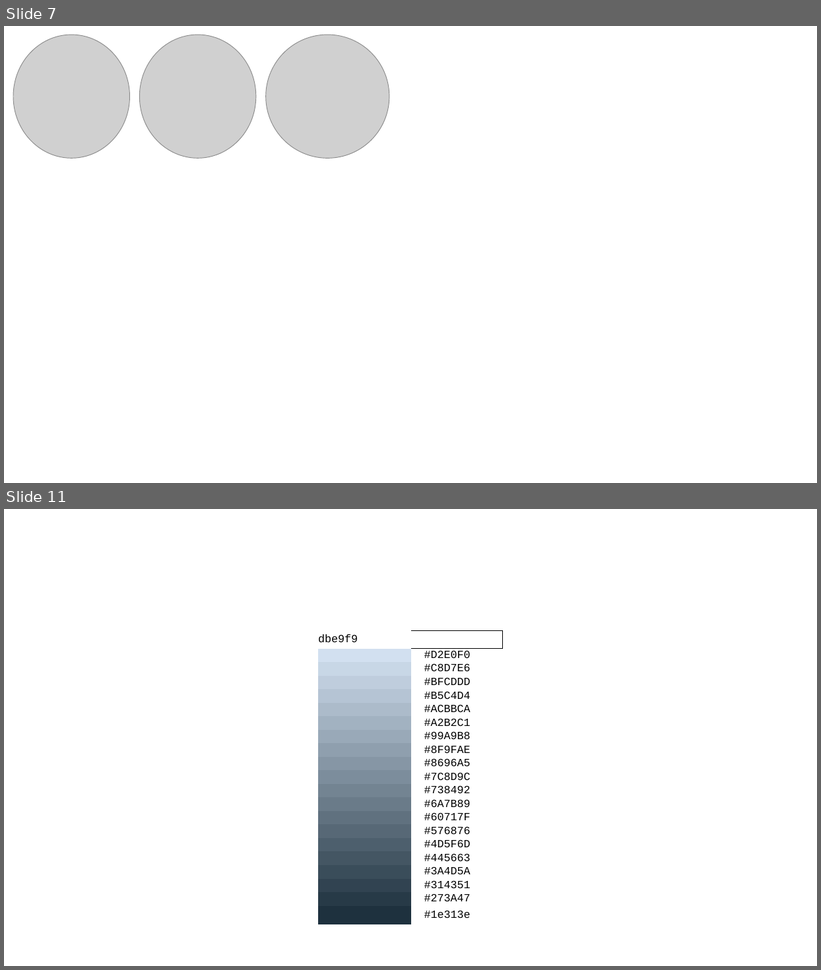
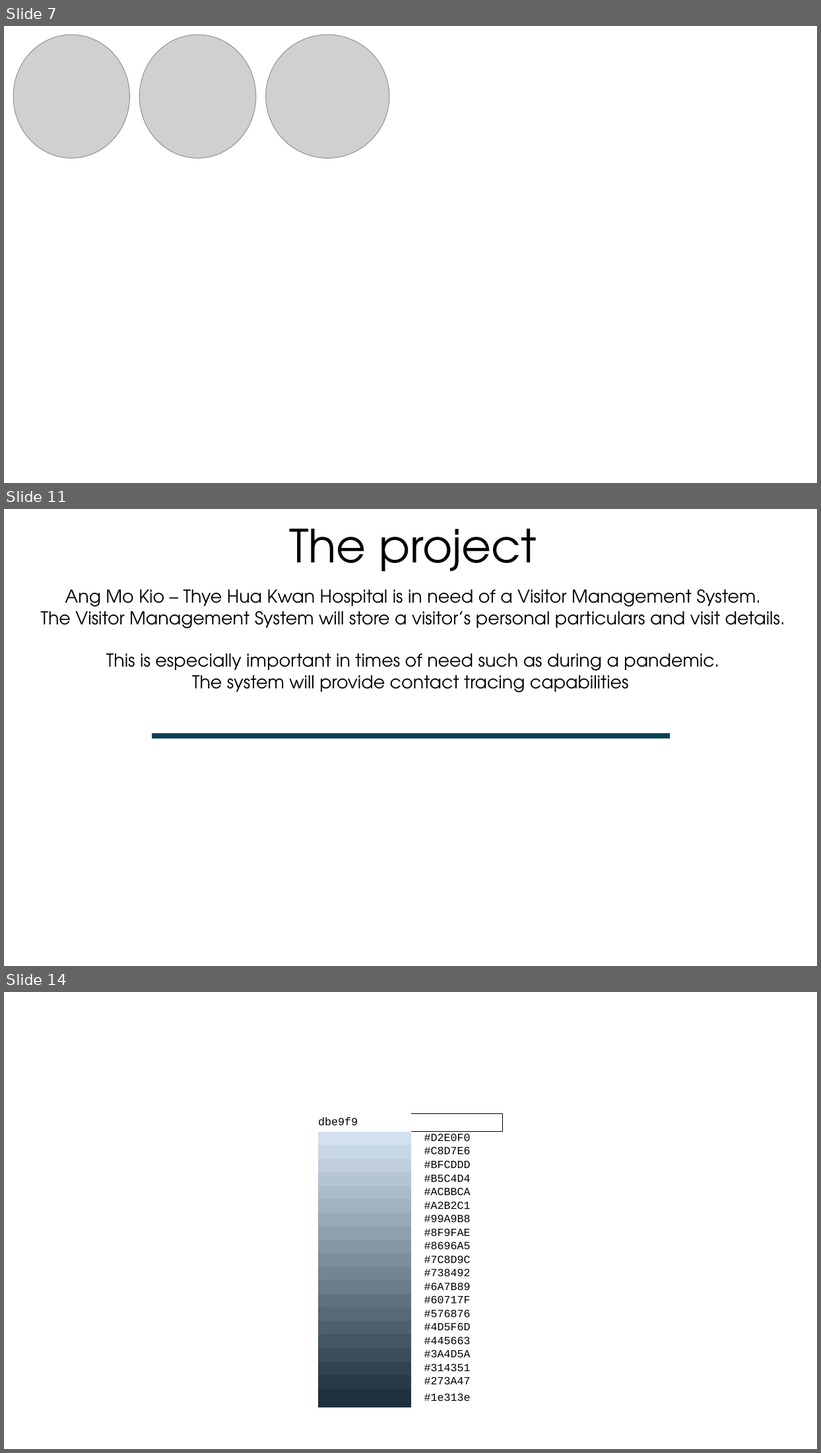
Before and after one commit to aloysiuslam2014/AMKTHKH, a slide deck: documentation/Wiki/content creation/wiki stuff.pptx. Shown one above the other, each under a label of ours: slides 7 and 11 before the commit, slides 7, 11 and 14 after it; the slides between them are not shown. The pictures are 821x970 and 821x1453 pixels, drawn with LibreOffice and Linux fonts; fonts in the diff are those of the drawing; grey boxes stand for pictures. Boxes give left, top, right and bottom in pixels: in the first picture for what was removed or moved away, otherwise in the second. Text is boxed around its words. In the diff, an @@ line names an element or a change of style, - is before the commit and + after.

```diff
--- a/documentation/Wiki/content creation/wiki stuff.pptx
+++ b/documentation/Wiki/content creation/wiki stuff.pptx
@@ slide 11 added at (4,509,817,966), background #FFFFFF @@
@@ text added at (289,528,537,572), 54 pt, text #000000 @@
+The project
@@ text added at (41,589,785,692), 21 pt, text #000000 @@
+Ang Mo Kio – Thye Hua Kwan Hospital is in need of a Visitor Management System.
+The Visitor Management System will store a visitor’s personal particulars and visit details.
+This is especially important in times of need such as during a pandemic.
+The system will provide contact tracing capabilities
@@ line added from (670, 736) to (152, 736), #064156 6 pt @@
@@ what was slide 11 is now slide 14 @@
```
Also in this commit, not shown: 1 slide changed, 3 other slides added, 1 slide removed, 5 other files.
